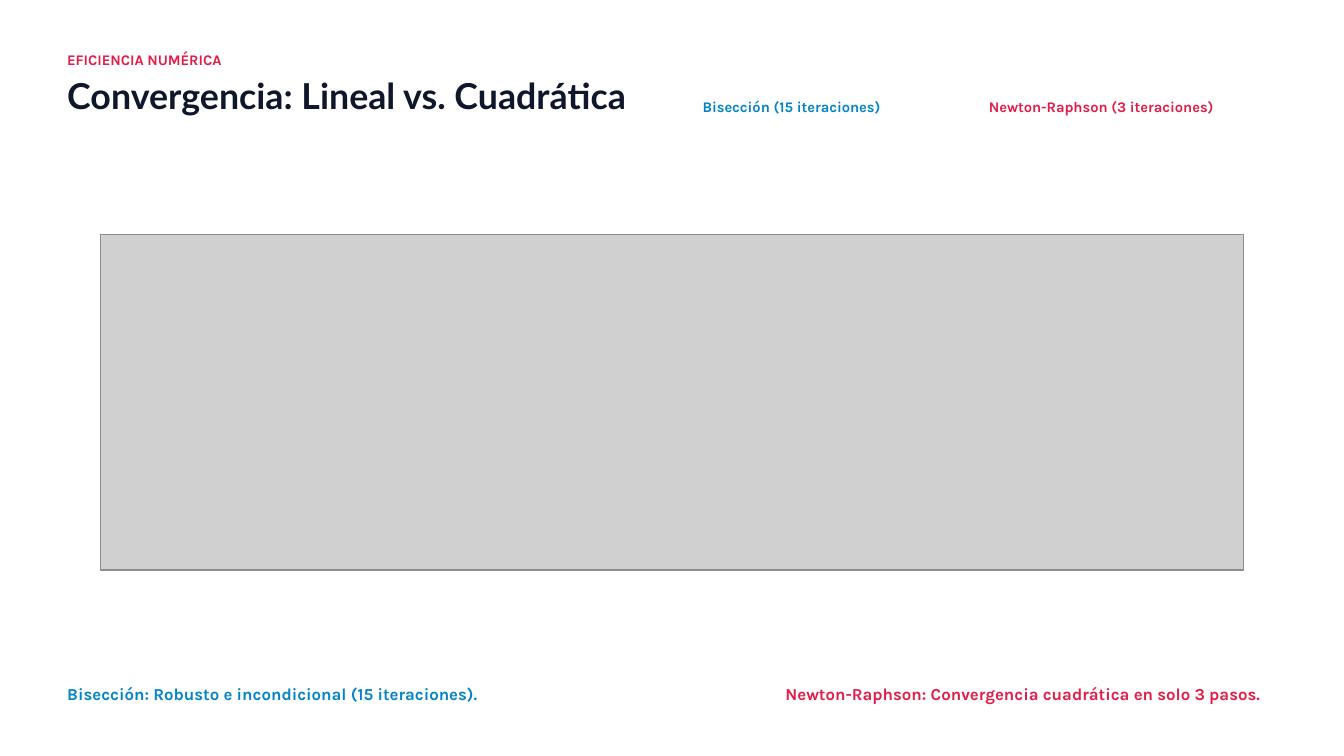
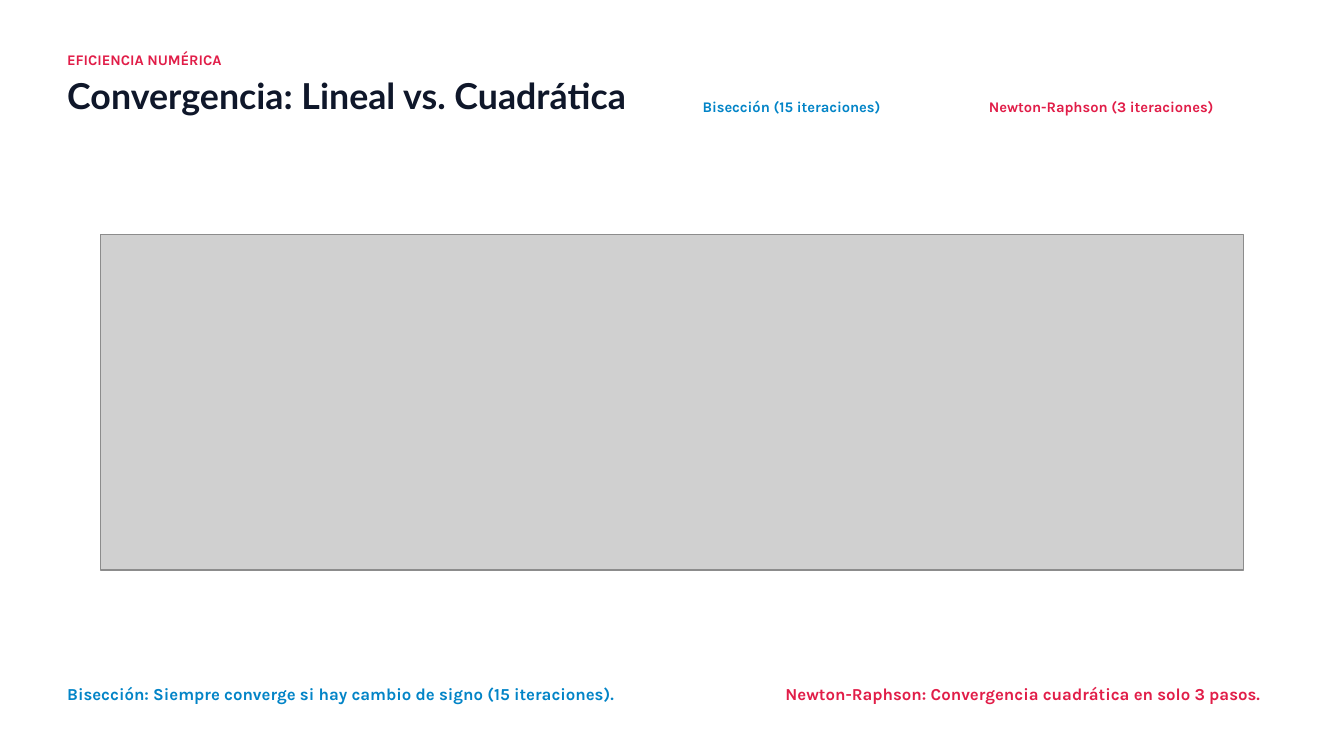
Before and after one commit to PedroGattiUCC/metodos-numericos-rosa-pastel, a slide deck: slide 8 of ENTREGABLES/Presentacion_Rosa_Pastel_Metodos_Numericos.pptx. Drawn at 1344x756 pixels with LibreOffice and Linux fonts; fonts in the diff are those of the drawing; grey boxes stand for pictures. Boxes give left, top, right and bottom in pixels: in the first picture for what was removed or moved away, otherwise in the second. Text is boxed around its words. In the diff, an @@ line names an element or a change of style, - is before the commit and + after.

```diff
--- a/ENTREGABLES/Presentacion_Rosa_Pastel_Metodos_Numericos.pptx
+++ b/ENTREGABLES/Presentacion_Rosa_Pastel_Metodos_Numericos.pptx
@@ text at (x1=67, y1=687, x2=614, y2=705): text changed @@
-Bisección: Robusto e incondicional (15 iteraciones).
+Bisección: Siempre converge si hay cambio de signo (15 iteraciones).
```
Also in this commit, not shown: 8 other slides changed, 8 other files.
